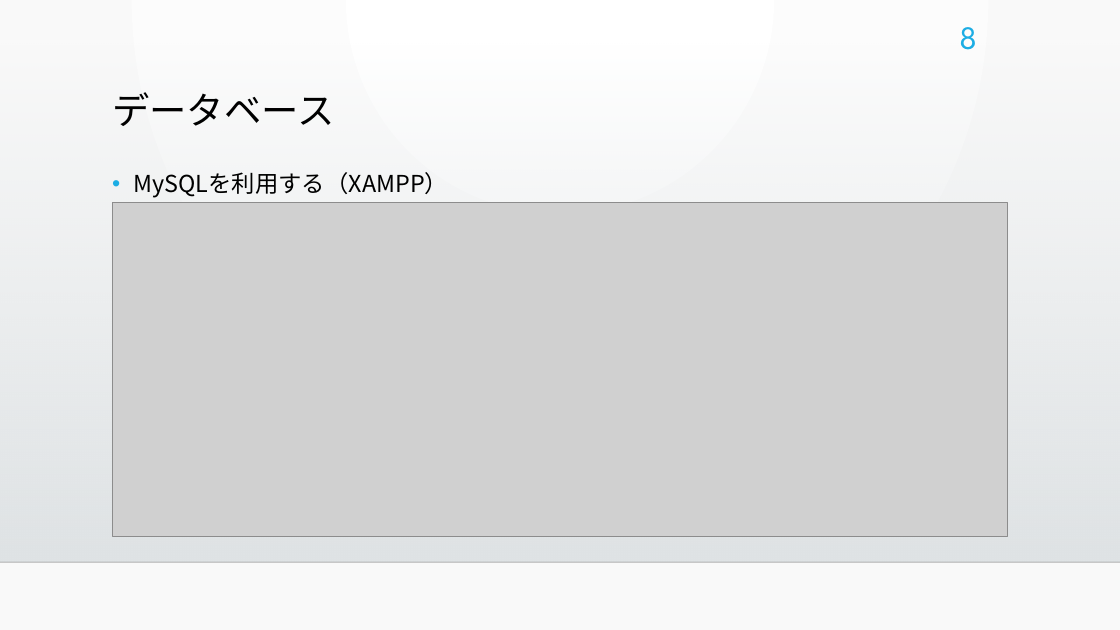
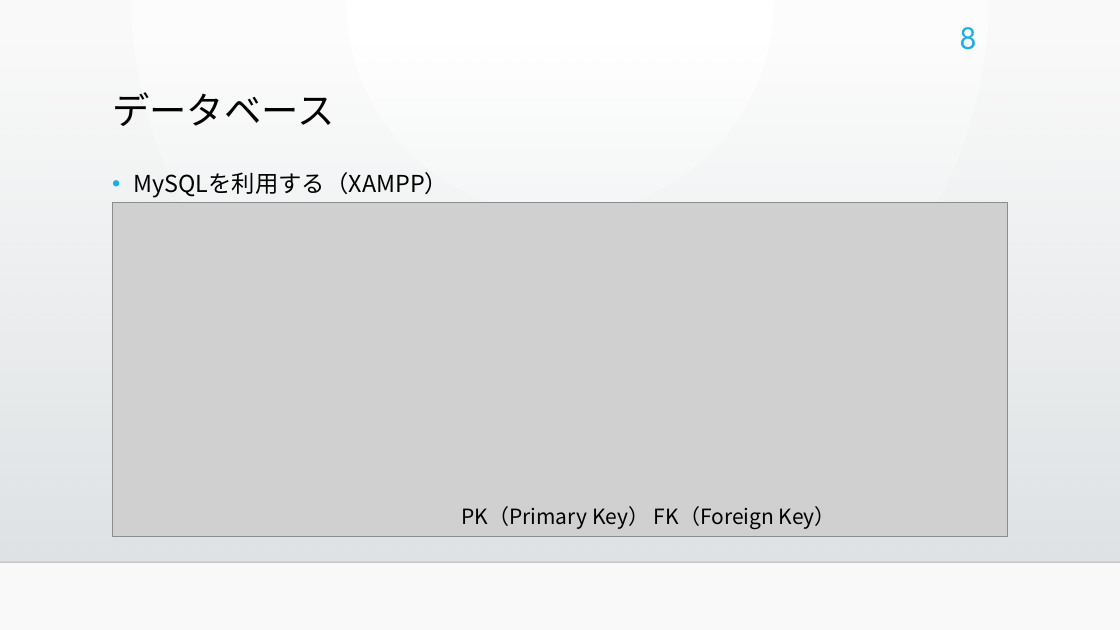
Before and after one commit to bicity2/ICT_GP, a slide deck: slide 8 of 00_参照ファイル/10_管理/書籍管理システム.pptx. Drawn at 1120x630 pixels with LibreOffice and Linux fonts; fonts in the diff are those of the drawing; grey boxes stand for pictures; background and template pictures are left out. Boxes give left, top, right and bottom in pixels: in the first picture for what was removed or moved away, otherwise in the second. Text is boxed around its words. In the diff, an @@ line names an element or a change of style, - is before the commit and + after.

```diff
--- a/00_参照ファイル/10_管理/書籍管理システム.pptx
+++ b/00_参照ファイル/10_管理/書籍管理システム.pptx
@@ text added at [461,506,836,529], 18 pt, text #000000 @@
+PK（Primary Key） FK（Foreign Key）
```
Also in this commit, not shown: 4 other slides changed, 5 slides added, 1 slide removed.
